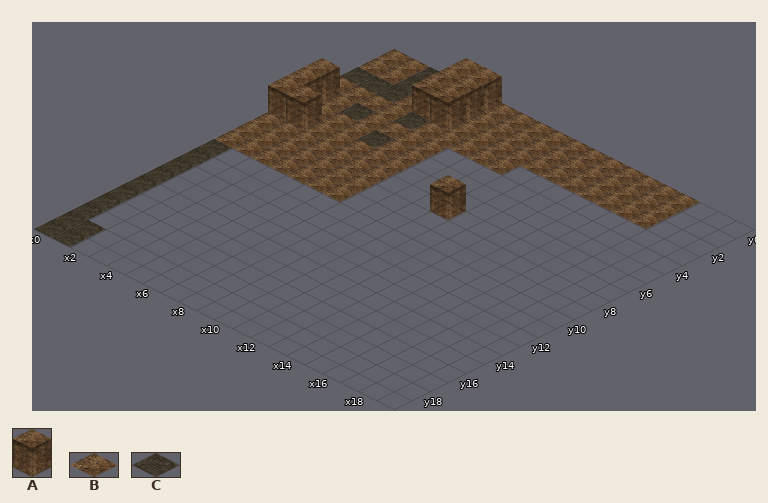
Level history. Tiled map (JSON): src/maps/test1.json. The picture above was drawn from the file before the commit.
Cells are 128x64 px. Isometric: x runs down to the right, y down to the left. Shown: x 0..19, y 0..19.
Key: from "Dirt wall": A 0; from "Floor": B 0 "dirt-floor", C 1 "stone-floor".
_ is an empty cell.
Layer "Tile Layer 1" before, first column x 0:
 0 BBCBAABBBBBBBBBBB___
 1 BBCBAABBBBBBBBBBB___
 2 CCCBAABBBBBBBBBBB___
 3 BBBBCBBBBB__________
 4 ABCBBBB_____________
 5 ABBBCBB_____________
 6 AABBBBB_____________
 7 BBBBBBB___A_________
 8 BBBBBBB_____________
 9 BBBBBBB_____________
10 C___________________
11 C___________________
12 C___________________
13 C___________________
14 C___________________
15 C___________________
16 C___________________
17 C___________________
18 CC__________________
19 CC__________________
After:
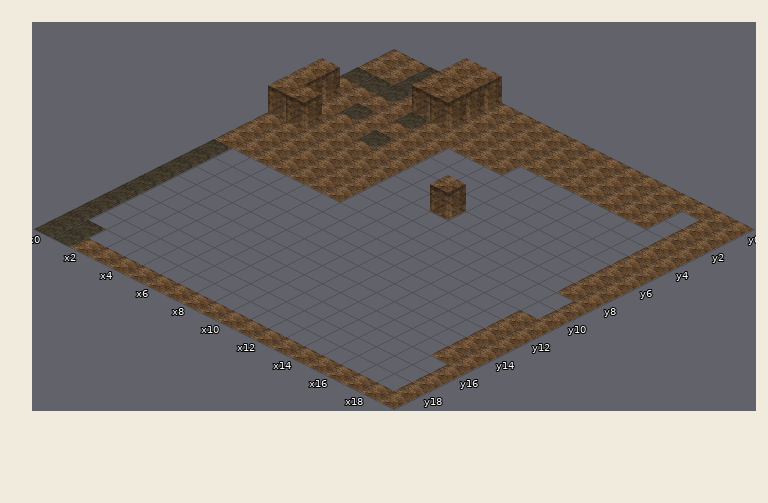
From the commit log: Starting to outline tiles
Edits made:
Changed rows in their new state; . is an unchanged cell.
Layer "Tile Layer 1":
first column x 2:
 0 ...............BBB
 1 ................BB
 2 ................BB
 3 ................BB
 4 ................BB
 5 ................BB
 6 ................BB
 7 ................BB
 8 ................BB
 9 .................B
10 .................B
11 ................BB
12 ................BB
13 ................BB
14 ................BB
15 ................BB
16 .................B
17 .................B
18 .................B
19 BBBBBBBBBBBBBBBBBB
Where, in picture pixels (left, top, right, bottom), the same in both pictures:
added: (70, 202, 754, 409)
